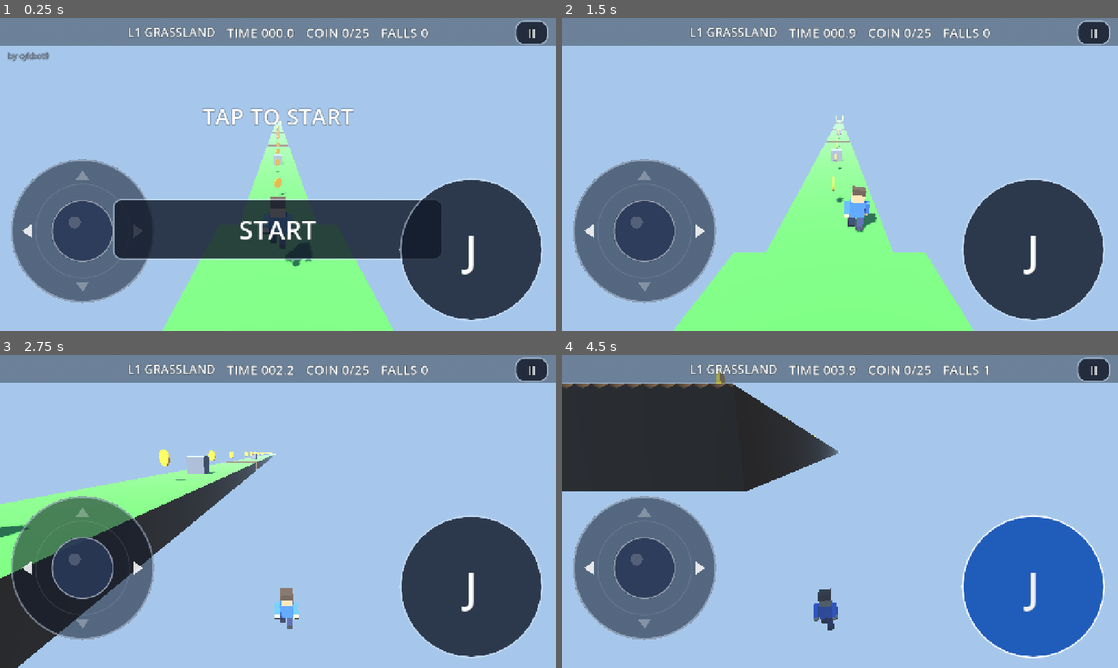
Above: before the commit, frames 1-4 (two rows, left to right).
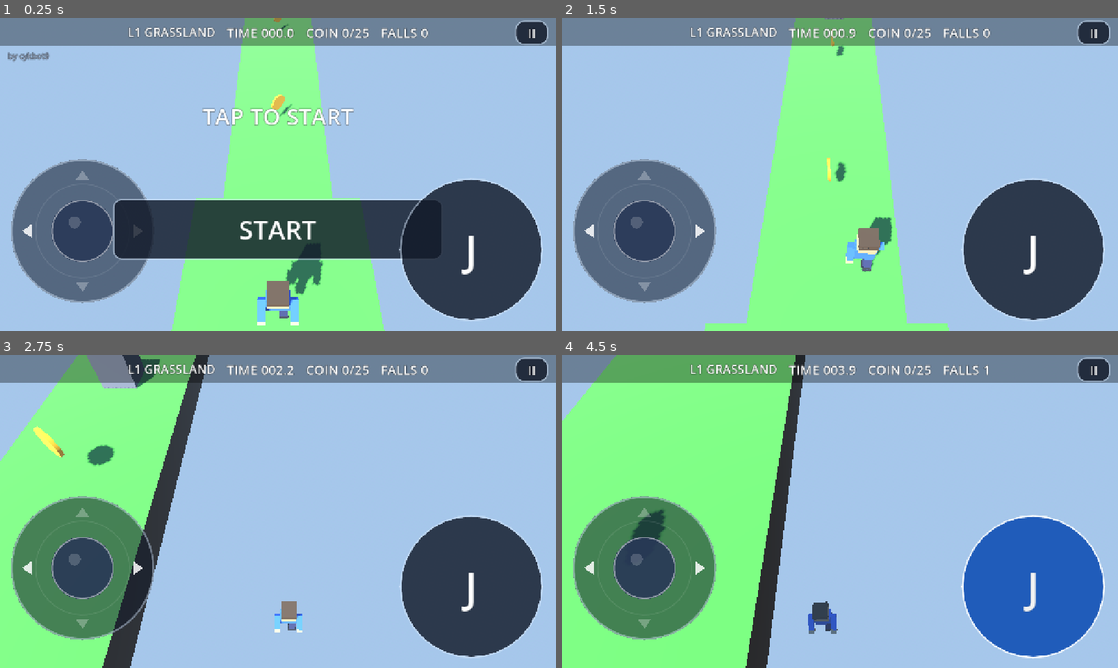
Above: after the commit, the same moments.

Repository: cykgames/001-parkour
Game: Godot game, scene res://Main.tscn
Two runs of this game, one before a commit and one after it. Both use one fixed random seed, a clock stepped at 60 frames per second and the inputs below. Sound files missing from this copy of the repository are replaced by a short silence.
Inputs (mouse positions are in pixels of both pictures, inside the frame that each line leads up to):
- Up to frame 1 (0.25 s): no input
- Up to frame 2 (1.5 s): click "START" at 0.5 s; move the mouse to (962, 158) at 1.27 s; hold Right (move_right) from 1.28 s (still down); click (962, 158) at 1.42 s
- Up to frame 3 (2.75 s): tap Space (jump) at 1.52 s; release Right (move_right) at 2 s; drag from (166, 527) to (250, 574) at 2.02 s
- Up to frame 4 (4.5 s): move the mouse to (895, 442) at 2.77 s; hold Right (move_right) 2.78-3.5 s; drag from (812, 574) to (673, 464) at 3.52 s; move the mouse to (1006, 558) at 4.27 s; hold Left (move_left) from 4.28 s (still down)

The runs differ from the first frame. In frame 1, 10% of the frame differs, in the area x 29-71%, y 0-100%; in frame 2, 15%; in frame 3, 23%; in frame 4, 38%, in the area x 0-50%, y 0-100%.

Commit message:
camera: steeper 3/4 runner view (pitch 15->55 deg, fov 70->55)
P1 composition pass on A54 screenshots: two platforms + coins ahead stay
in frame and the plain-sky area drops 53% -> 17% (band-measured), while the
character stays fully visible. Follow distance 9.8 -> 7.5 with a much
steeper pitch, which is what removes the side void on a narrow track.

Diff:
--- a/CameraRig.gd
+++ b/CameraRig.gd
@@ -6,8 +6,8 @@
 var _look := Vector3.ZERO
 var _initialized := false
 
-const OFFSET := Vector3(0, 3.4, 6.5)
-const LOOK_AHEAD := Vector3(0, 0.9, -3.0)
+const OFFSET := Vector3(0, 7.5, 1.6)
+const LOOK_AHEAD := Vector3(0, 0.5, -3.3)
 const FOLLOW_K := 4.5
 
 
--- a/Main.tscn
+++ b/Main.tscn
@@ -27,7 +27,7 @@
 
 [node name="CameraRig" type="Camera3D" parent="."]
 transform = Transform3D(1, 0, 0, 0, 0.928477, 0.371391, 0, -0.371391, 0.928477, 0, 5.4, 14.5)
-fov = 70.0
+fov = 55.0
 script = ExtResource("4")
 
 [node name="Audio" type="Node" parent="."]
